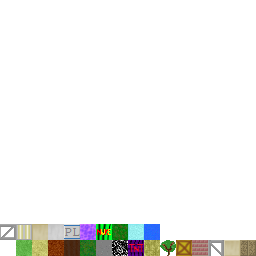
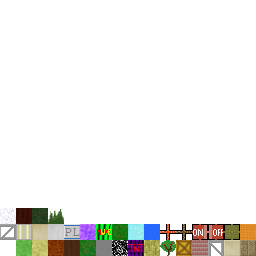
Comparing the layer stacks of the two 256px x 256px images. Changes:
added layer "Boxes" above "TerrainTextures.png" over [160, 224, 240, 240]
painted on "TerrainTextures.png" over [0, 208, 256, 240]
